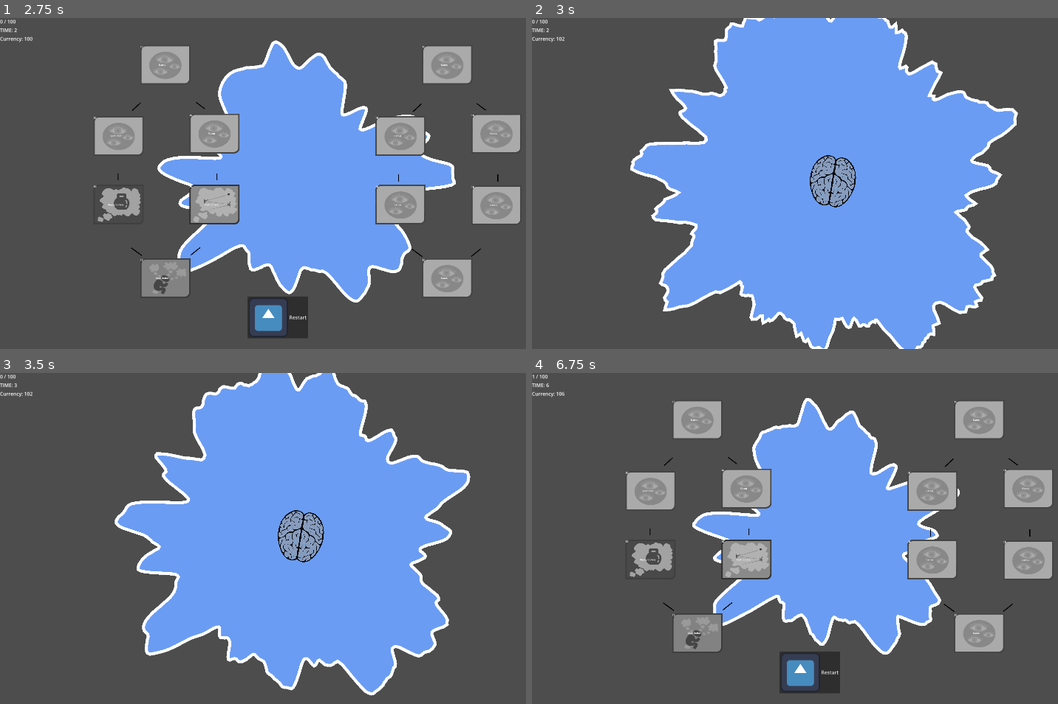
Above: before the commit, frames 1-4 (two rows, left to right).
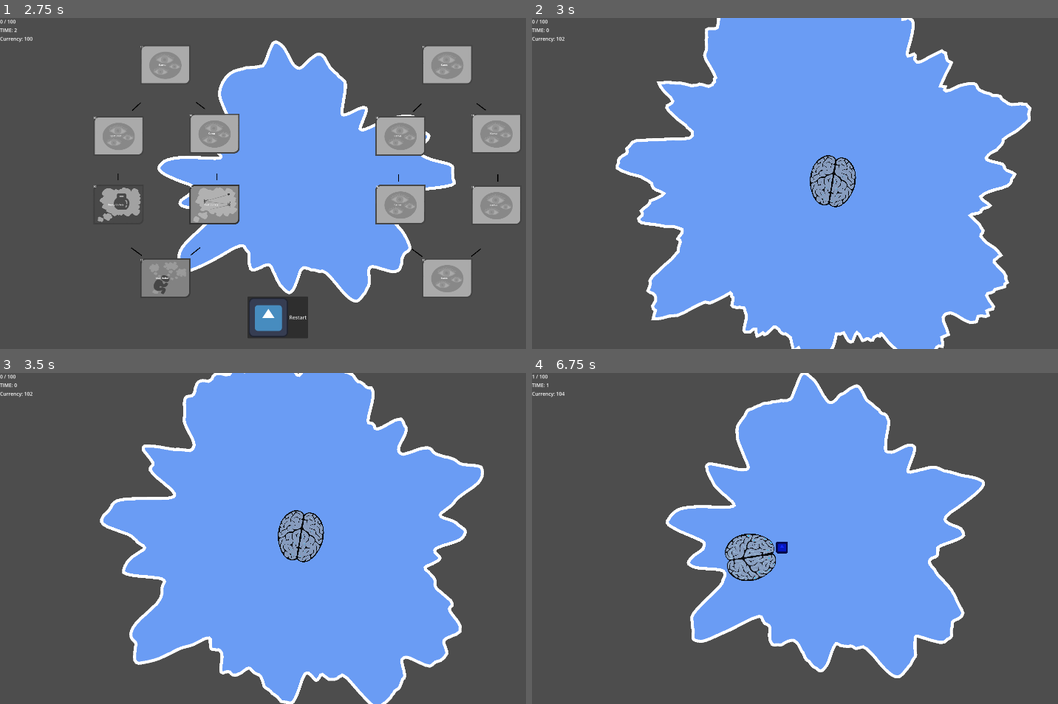
Above: after the commit, the same moments.

Repository: ekaktusz/bullet-hell-jam-7
Game: Godot game, scene res://Scenes/Map/Map.tscn
The game is run twice, just before and just after one commit, with the same random seed, the same clock (stepped at 60 frames per second) and the same inputs. The engine's default icon, where the game draws it, is replaced by a stand-in: a white triangle on a blue panel in a dark square.
Inputs (mouse positions are in pixels of both pictures, inside the frame that each line leads up to):
- Up to frame 1 (2.75 s): move the mouse to (426, 166) at 0.52 s; hold Right (ui_right) 0.53-1.28 s; click (426, 166) at 0.67 s; move the mouse to (178, 200) at 1.27 s; hold Down (ui_down) 1.28-2.03 s; move the mouse to (352, 110) at 2.02 s; hold Right (ui_right) from 2.03 s (still down)
- Up to frame 2 (3 s): release Right (ui_right) at 2.75 s; click "Restart" at 2.75 s
- Up to frame 3 (3.5 s): no input
- Up to frame 4 (6.75 s): move the mouse to (795, 604) at 3.52 s; hold Up (ui_up) 3.53-4.28 s; click (795, 604) at 3.67 s; move the mouse to (1005, 588) at 4.27 s; hold Left (ui_left) 4.28-5 s; click "Restart" at 5 s; move the mouse to (647, 488) at 5.77 s; hold Left (ui_left) 5.78-6.53 s; move the mouse to (858, 538) at 6.52 s; hold Down (ui_down) from 6.53 s (still down); click (858, 538) at 6.67 s

Frame 1 is identical in both runs. In frame 2, 10% of the frame differs, in the area x 2-96%, y 0-100%; in frame 3, 11%; in frame 4, 24%, in the area x 2-99%, y 0-97%.

Commit message:
fix restart bug

Diff:
--- a/Scenes/Map/map.gd
+++ b/Scenes/Map/map.gd
@@ -11,6 +11,8 @@
 @onready var thoughts: Node2D = $Thoughts
 
 const THOUGHT = preload("uid://bh5ungrieylu3")
+const DEFAULT_BASE_RADIUS := 600.0
+const MIN_BASE_RADIUS := 100.0
 
 var map_speed = 100
 
@@ -18,7 +20,7 @@
 var damping = 0.97
 var spike_size = 250
 var points = []
-var base_radius = 600
+var base_radius = DEFAULT_BASE_RADIUS
 var segments := 512
 var velocities = []
 var run_time := 0.0
@@ -47,7 +49,7 @@
 	time_label.text = "TIME: " + str(int(run_time))
 	currency_label.text = "Currency: " + str(Progression.currency)
 	base_radius -= delta * 20.0
-	base_radius = max(base_radius, 100.0)
+	base_radius = max(base_radius, MIN_BASE_RADIUS)
 	update_blob(delta)
 
 
@@ -201,6 +203,12 @@
 	currency_label.text = "Currency: " + str(Progression.currency)
 
 func _on_restart():
+	run_time = 0.0
+	brain_outside_time = 0.0
+	base_radius = DEFAULT_BASE_RADIUS
 	generate_blob(0)
-	brain.position = Vector2(0,0)
+	brain.position = Vector2.ZERO
+	brain.show()
+	time_label.text = "TIME: 0"
 	skill_tree.hide()
+	get_tree().paused = false
